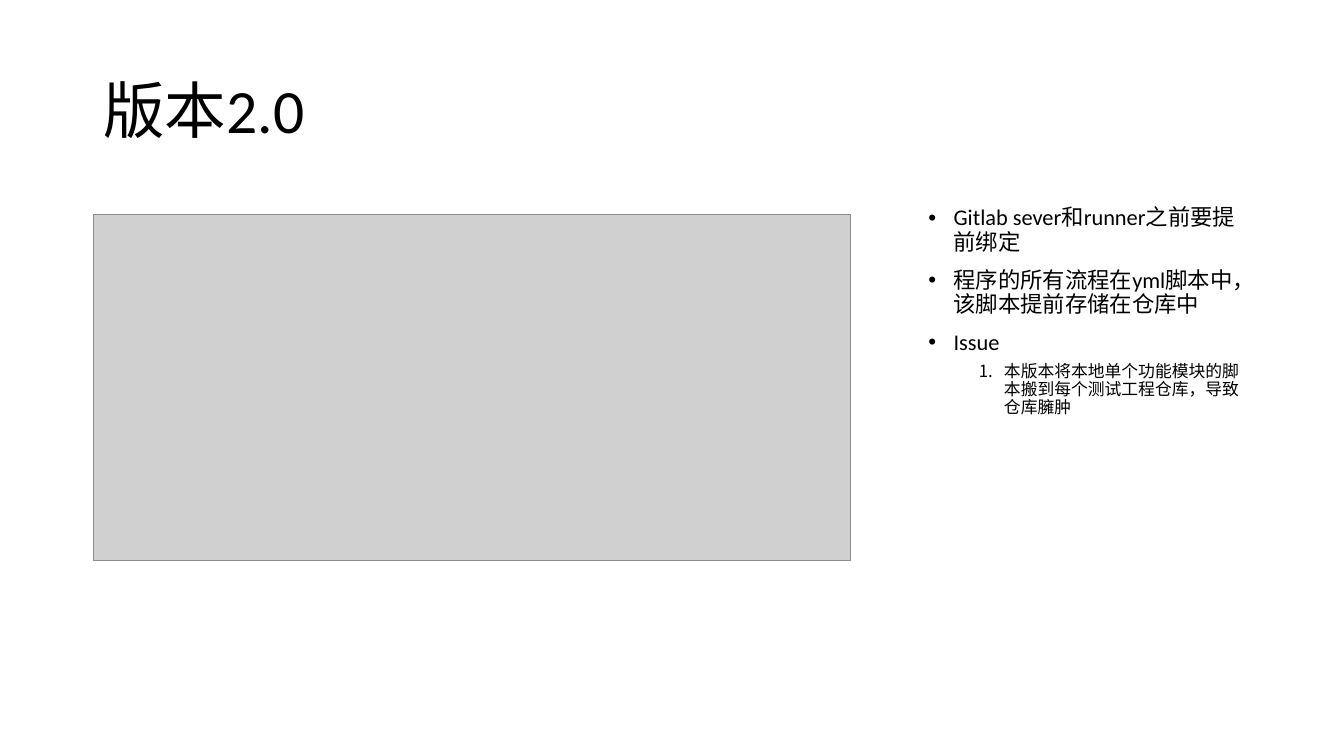
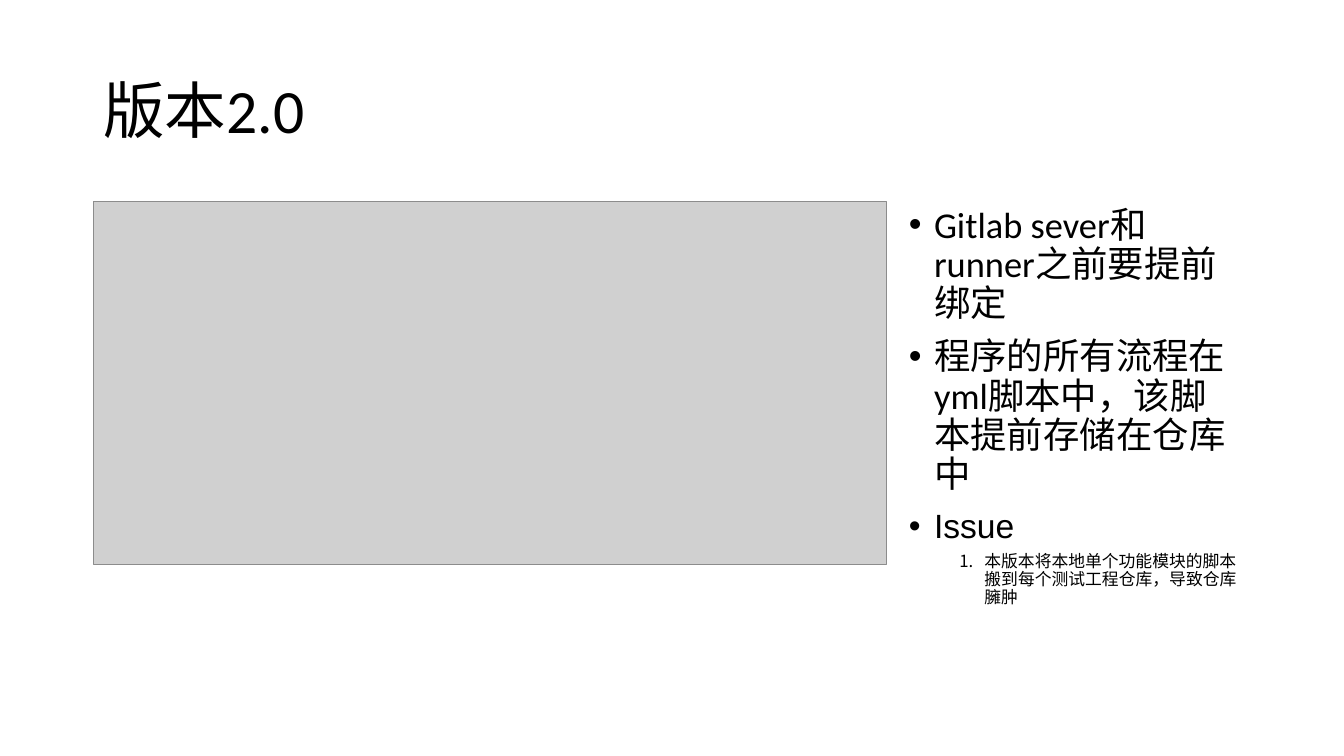
Before and after one commit to whitebkues1/ppt, a slide deck: slide 18 of xianzheng.pptx. Drawn at 1344x756 pixels with LibreOffice and Linux fonts; fonts in the diff are those of the drawing; grey boxes stand for pictures. Boxes give left, top, right and bottom in pixels: in the first picture for what was removed or moved away, otherwise in the second. Text is boxed around its words. In the diff, an @@ line names an element or a change of style, - is before the commit and + after.

```diff
--- a/xianzheng.pptx
+++ b/xianzheng.pptx
@@ picture: place and size @@
-picture at [93, 215, 851, 561]
+picture at [93, 202, 886, 565]
@@ text "Gitlab sever和runner之前要提前绑定": place and size @@
-text "Gitlab sever和runner之前要提前绑定" at [954, 209, 1255, 415]
+text "Gitlab sever和runner之前要提前绑定" at [934, 212, 1236, 605]
@@ text at [934, 212, 1226, 539]: size 16 to 26 pt in "Gitlab sever和runner之前要提前绑定", "程序的所有流程在yml脚本中，该脚本提前存储在仓库中"; size 16 to 24 pt, font Calibri to Arial in "Issue" @@
```
Also in this commit, not shown: 12 other slides changed, 5 slides added, 4 slides removed, 12 other files.
